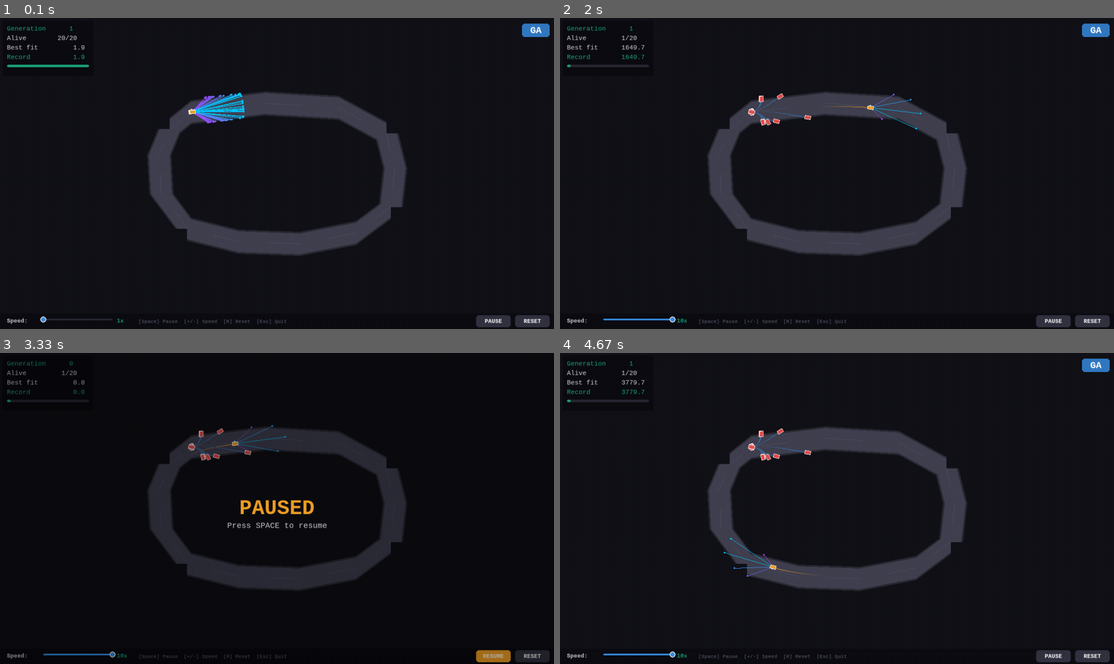
Above: before the commit, frames 1-4 (two rows, left to right).
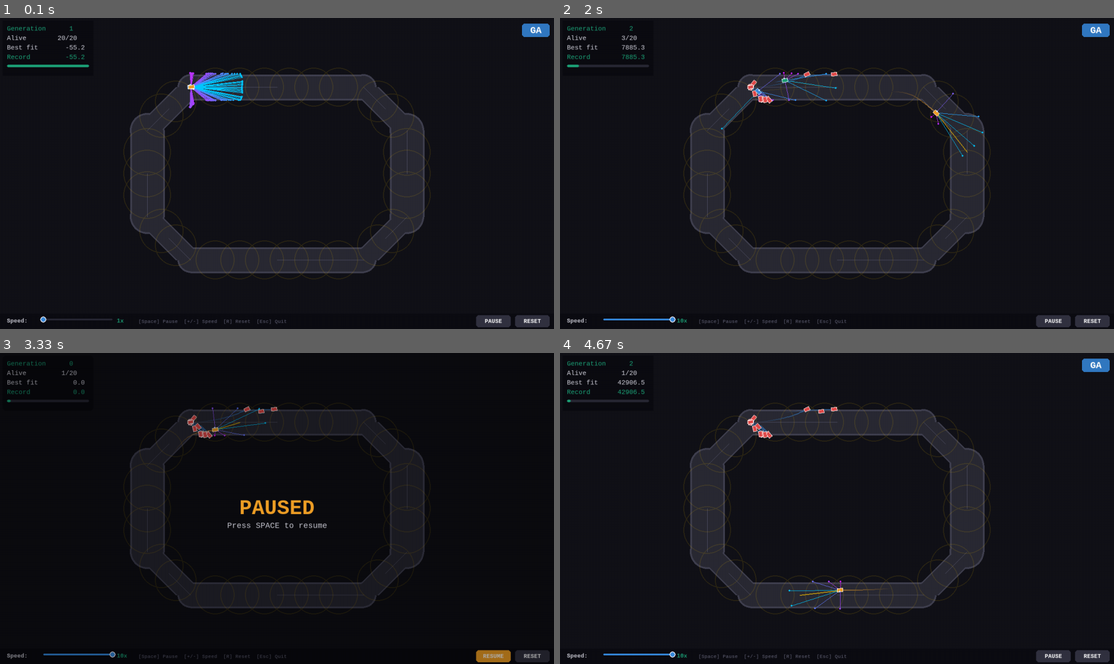
Above: after the commit, the same moments.

Repository: Rekk-tech/reinforcement-learning-pygame-car
Game: pygame game, started from main.py
The game is run twice, just before and just after one commit, with the same random seed, the same clock (stepped at 60 frames per second) and the same inputs.
Inputs (mouse positions are in pixels of both pictures, inside the frame that each line leads up to):
- Up to frame 1 (0.1 s): no input
- Up to frame 2 (2 s): press the mouse at (637, 319) at 0.37 s; move the mouse to (726, 201) at 0.47 s; release the mouse at (814, 89) at 0.6 s; press the mouse at (1053, 319) at 0.7 s; move the mouse to (964, 279) at 0.8 s; release the mouse at (875, 238) at 0.93 s; press the mouse at (1053, 319) at 1.03 s; move the mouse to (859, 263) at 1.13 s; release the mouse at (659, 210) at 1.27 s; press the mouse at (1053, 319) at 1.37 s; move the mouse to (925, 198) at 1.47 s; release the mouse at (792, 70) at 1.6 s; press the mouse at (1053, 319) at 1.7 s; move the mouse to (997, 201) at 1.8 s; release the mouse at (947, 83) at 1.93 s
- Up to frame 3 (3.33 s): press the mouse at (493, 654) at 2.03 s; move the mouse to (459, 639) at 2.13 s; release the mouse at (432, 620) at 2.27 s; press the mouse at (493, 654) at 2.37 s; move the mouse to (454, 567) at 2.47 s; release the mouse at (415, 480) at 2.6 s; press the mouse at (77, 654) at 2.7 s; move the mouse to (121, 592) at 2.8 s; release the mouse at (160, 533) at 2.93 s; press the mouse at (493, 654) at 3.03 s; move the mouse to (304, 583) at 3.13 s; release the mouse at (110, 511) at 3.27 s
- Up to frame 4 (4.67 s): tap Space at 3.83, 4.23, 4.53 s

The runs differ from the first frame. In frame 1, 17% of the frame differs, in the area x 11-78%, y 8-84%; in frame 2, 17%, in the area x 1-78%, y 2-84%; in frame 3, 7.5%; in frame 4, 17%.

Commit message:
upgrade map

Diff:
--- a/configs/config.yaml
+++ b/configs/config.yaml
@@ -11,7 +11,7 @@
   crossover_prob: 0.50      # Uniform crossover probability
 
 neural_network:
-  architecture: [5, 6, 4, 2]
+  architecture: [8, 8, 4, 2]
   activation: tanh           # tanh | relu | sigmoid
   weight_init_std: 0.8      # Khởi tạo random weights
 
@@ -39,21 +39,23 @@
   max_speed_ref: 3.0        # Tốc độ tham chiếu
 
 perception:
-  mode: pixel              # sensor | pixel
+  mode: sensor              # sensor | pixel
   capture_size: 84          # Kích thước ảnh chụp (pixels, vuông)
   frame_stack: 4            # Số frames gom lại cho CNN
   feature_dim: 512          # Kích thước feature vector output CNN
   grayscale: true           # Chuyển sang ảnh xám
 
 simulation:
-  n_sensors: 5              # Số tia cảm biến
+  n_sensors: 7              # Số tia cảm biến
   sensor_range: 120         # Pixels — tầm nhìn tối đa
   sensor_angles:            # Góc so với hướng xe (radian)
+    - -1.5
     - -0.6
     - -0.3
     - 0.0
     - 0.3
     - 0.6
+    - 1.5
   max_speed: 3.0            # Pixel/frame
   acceleration: 0.15        # Tăng tốc mỗi frame
   friction: 0.02            # Giảm tốc tự nhiên
@@ -68,6 +70,7 @@
   fps: 60
   show_sensors: true        # Hiển thị tia cảm biến
   show_trails: true         # Hiển thị vết di chuyển
+  show_checkpoints: true    # Hiển thị các điểm đích tàng hình
   trail_length: 40          # Số frame trail
   elite_color: [29, 158, 117]   # RGB #1D9E75
   normal_color: [55, 138, 221]  # RGB #3788DD
@@ -76,7 +79,7 @@
   sensor_color: [255, 255, 255, 60]  # RGBA
 
 track:
-  default: oval             # oval | figure8 | city | custom
+  default: city_simple      # oval | figure8 | city_simple | city | custom
   track_width: 56           # Pixels
   checkpoint_interval: 60   # Pixels giữa các checkpoint
 
--- a/main.py
+++ b/main.py
@@ -63,8 +63,8 @@
     return cars
 
 
-def run_headless(ga: GeneticAlgorithm, track: Track, max_frames: int = 3000) -> list[float]:
-    """Chay 1 generation khong render, tra ve fitness scores."""
+def run_headless(ga: GeneticAlgorithm, track: Track, max_frames: int = 3000) -> tuple[list[float], int]:
+    """Chay 1 generation khong render, tra ve (fitness scores, alive count)."""
     cars = make_population(ga, track)
     for _ in range(max_frames):
         all_dead = all(not c.alive for c in cars)
@@ -72,7 +72,8 @@
             break
         for car in cars:
             car.step(track)
-    return [c.fitness for c in cars]
+    alive_count = sum(1 for c in cars if c.alive)
+    return [c.fitness for c in cars], alive_count
 
 
 def run_with_render(
@@ -82,8 +83,8 @@
     hud,
     controls,
     max_frames: int = 3000,
-) -> list[float] | None:
-    """Chay 1 generation voi pygame rendering + HUD + Controls."""
+) -> tuple[list[float], int] | None:
+    """Chay 1 generation voi pygame rendering, tra ve (fitness scores, alive count)."""
     import pygame
     cars = make_population(ga, track)
 
@@ -123,7 +124,8 @@
         controls.draw(renderer.screen)
         pygame.display.flip()
 
-    return [c.fitness for c in cars]
+    alive_count = sum(1 for c in cars if c.alive)
+    return [c.fitness for c in cars], alive_count
 
 
 def run_ga(args, cfg):
@@ -180,6 +182,7 @@
             fps          = ren_cfg.get("fps", 60),
             show_sensors = ren_cfg.get("show_sensors", True),
             show_trails  = ren_cfg.get("show_trails", True),
+            show_checkpoints = ren_cfg.get("show_checkpoints", True),
         )
         hud = HUD(screen_width=w, screen_height=h)
         hud.set_algorithm("GA")
@@ -206,12 +209,13 @@
         # -- Training loop --
         for gen in range(max_gens):
             if headless:
-                fitness_scores = run_headless(ga, track)
+                fitness_scores, alive_count = run_headless(ga, track)
             else:
-                fitness_scores = run_with_render(ga, track, renderer, hud, controls)
-                if fitness_scores is None:
+                res = run_with_render(ga, track, renderer, hud, controls)
+                if res is None:
                     print("\n  Simulation stopped by user.")
                     break
+                fitness_scores, alive_count = res
 
             # Cap nhat HUD chart data
             if hud:
@@ -220,7 +224,7 @@
                     "mean_fitness": float(np.mean(fitness_scores)),
                 })
 
-            print(ga.log_generation(fitness_scores))
+            print(ga.log_generation(fitness_scores, alive_count))
             ga.evolve(fitness_scores)
 
             tracker.log_metrics({
@@ -294,6 +298,7 @@
             fps          = ren_cfg.get("fps", 60),
             show_sensors = ren_cfg.get("show_sensors", True),
             show_trails  = ren_cfg.get("show_trails", True),
+            show_checkpoints = ren_cfg.get("show_checkpoints", True),
             headless     = headless,
         )
         if not headless:
@@ -312,7 +317,7 @@
         )
         obs_dim = camera.observation_shape[0]  # so channels (vi du: 4)
     else:
-        obs_dim = sim_cfg.get("n_sensors", 5)
+        obs_dim = sim_cfg.get("n_sensors", 5) + 1  # +1 cho compass (angle_diff)
 
     # -- Init PPO agent --
     agent = PPOAgent(
--- a/src/core/genetic_algorithm.py
+++ b/src/core/genetic_algorithm.py
@@ -48,6 +48,8 @@
         crossover_prob: float = 0.50,
         nn_architecture: List[int] = None,
         nn_activation: str = "tanh",
+        mutation_decay: float = 0.99,
+        min_mutation_strength: float = 0.05,
     ):
         self.population_size = population_size
         self.n_elites = n_elites
@@ -56,6 +58,8 @@
         self.crossover_prob = crossover_prob
         self.nn_architecture = nn_architecture or [5, 6, 4, 2]
         self.nn_activation = nn_activation
+        self.mutation_decay = mutation_decay
+        self.min_mutation_strength = min_mutation_strength
 
         self.generation = 0
         self.best_fitness_history: List[float] = []
@@ -163,6 +167,13 @@
             new_population.append(self._make_nn(child_genome))
 
         self.population = new_population
+
+        # Mutation strength decay (giảm 1% mỗi thế hệ, sàn min_mutation_strength)
+        self.mutation_strength = max(
+            self.min_mutation_strength,
+            self.mutation_strength * self.mutation_decay,
+        )
+
         return self.population
 
     # ── Checkpointing ─────────────────────────────────────────────────
@@ -222,6 +233,16 @@
 
         # Tải genome
         genome = np.load(str(weights_path))
+
+        # Kiểm tra tương thích kiến trúc
+        expected_size = self.population[0].genome_size
+        if len(genome) != expected_size:
+            print(f"  [WARNING] Checkpoint khong tuong thich!")
+            print(f"            Checkpoint genome: {len(genome)} tham so")
+            print(f"            Kien truc hien tai: {expected_size} tham so ({self.nn_architecture})")
+            print(f"            Bo qua checkpoint, khoi tao moi.")
+            return None
+
         loaded_nn = self._make_nn(genome)
 
         # Inject vào slot đầu tiên (best position)
@@ -250,15 +271,20 @@
             "all_time_best": max(self.best_fitness_history),
         }
 
-    def log_generation(self, fitness_scores: List[float]) -> str:
+    def log_generation(self, fitness_scores: List[float], alive_count: int = None) -> str:
         """Format log string cho 1 generation."""
         best = max(fitness_scores)
         mean = float(np.mean(fitness_scores))
         worst = min(fitness_scores)
+
+        if alive_count is None:
+            # Fallback for old callers
+            alive_count = sum(1 for f in fitness_scores if f > 0)
+
         return (
             f"Gen {self.generation:3d} | "
             f"best={best:7.1f} | mean={mean:7.1f} | worst={worst:7.1f} | "
-            f"alive={sum(1 for f in fitness_scores if f > 0):2d}/{len(fitness_scores)}"
+            f"alive={alive_count:2d}/{len(fitness_scores)}"
         )
 
     def __repr__(self) -> str:
--- a/src/rendering/renderer.py
+++ b/src/rendering/renderer.py
@@ -64,6 +64,7 @@
         fps: int = 60,
         show_sensors: bool = True,
         show_trails: bool = True,
+        show_checkpoints: bool = True,
         headless: bool = False,
     ):
         pygame.init()
@@ -76,6 +77,7 @@
         self.fps = fps
         self.show_sensors = show_sensors
         self.show_trails = show_trails
+        self.show_checkpoints = show_checkpoints
         self.clock = pygame.time.Clock()
 
         # Fonts
@@ -89,29 +91,66 @@
     # ── Track rendering ───────────────────────────────────────────────
 
     def _draw_track(self, track: "Track") -> None:
-        pts = track.waypoints + [track.waypoints[0]]
-
-        # Road fill (thick polyline)
-        if len(pts) >= 2:
-            pygame.draw.lines(
-                self.screen, COLORS["track_fill"],
-                True, track.waypoints, track.track_width
-            )
-            # Edge highlight
-            pygame.draw.lines(
-                self.screen, COLORS["track_edge"],
-                True, track.waypoints, max(2, track.track_width - 8)
-            )
-            # Center dashed line
-            for i in range(len(track.waypoints)):
-                a = track.waypoints[i]
-                b = track.waypoints[(i + 1) % len(track.waypoints)]
-                # Vẽ đoạn ngắn thay vì liền
-                mx = (a[0] + b[0]) / 2
-                my = (a[1] + b[1]) / 2
+        n = len(track.waypoints)
+        if n < 2:
+            return
+
+        # 1. Edge highlight (draw thick segments and node circles)
+        for i in range(n):
+            a = track.waypoints[i]
+            b = track.waypoints[(i + 1) % n]
+            wa = track.widths[i]
+            wb = track.widths[(i + 1) % n]
+
+            avg_w = int((wa + wb) / 2)
+            pygame.draw.line(self.screen, COLORS["track_edge"], (int(a[0]), int(a[1])), (int(b[0]), int(b[1])), avg_w)
+            pygame.draw.circle(self.screen, COLORS["track_edge"], (int(a[0]), int(a[1])), int(wa / 2))
+
+        # 2. Road fill (draw slightly thinner segments to reveal edge)
+        for i in range(n):
+            a = track.waypoints[i]
+            b = track.waypoints[(i + 1) % n]
+            wa = track.widths[i]
+            wb = track.widths[(i + 1) % n]
+
+            avg_w = max(2, int((wa + wb) / 2) - 8)
+            radius = max(1, int(wa / 2) - 4)
+
+            pygame.draw.line(self.screen, COLORS["track_fill"], (int(a[0]), int(a[1])), (int(b[0]), int(b[1])), avg_w)
+            pygame.draw.circle(self.screen, COLORS["track_fill"], (int(a[0]), int(a[1])), radius)
+
+        # 3. Center dashed line
+        for i in range(n):
+            a = track.waypoints[i]
+            b = track.waypoints[(i + 1) % n]
+            mx = (a[0] + b[0]) / 2
+            my = (a[1] + b[1]) / 2
+            pygame.draw.line(
+                self.screen, COLORS["center_line"],
+                (int(a[0]), int(a[1])), (int(mx), int(my)), 1
+            )
+
+    def _draw_checkpoints(self, track: "Track", cars: List["Car"]) -> None:
+        if not hasattr(track, "checkpoints") or not track.checkpoints:
+            return
+
+        # Vẽ các vùng checkpoint mờ
+        for cx, cy, radius in track.checkpoints:
+            pygame.draw.circle(self._overlay, (255, 200, 0, 30), (int(cx), int(cy)), int(radius), 2)
+
+        # Vẽ tia chỉ đường (vàng rực) cho xe dẫn đầu hoặc tất cả
+        best_car = None
+        alive_cars = [c for c in cars if c.alive]
+        if alive_cars:
+            best_car = max(alive_cars, key=lambda c: c.fitness)
+
+        for car in alive_cars:
+            if car.target_checkpoint:
+                cx, cy = car.target_checkpoint
+                color = (255, 200, 0, 180) if car is best_car else (255, 200, 0, 40)
                 pygame.draw.line(
-                    self.screen, COLORS["center_line"],
-                    (int(a[0]), int(a[1])), (int(mx), int(my)), 1
+                    self._overlay, color,
+                    (int(car.x), int(car.y)), (int(cx), int(cy)), 2 if car is best_car else 1
                 )
 
     # ── Sensor rays ───────────────────────────────────────────────────
@@ -243,6 +282,10 @@
         # Layer 1: Track
         self._draw_track(track)
 
+        # Layer 1.5: Checkpoints
+        if self.show_checkpoints:
+            self._draw_checkpoints(track, cars)
+
         # Layer 2: Trails
         if self.show_trails:
             alive_cars = [c for c in cars if c.alive]
--- a/src/simulation/car.py
+++ b/src/simulation/car.py
@@ -68,9 +68,13 @@
         self.is_elite = is_elite
 
         self.trail: List[Tuple[float, float]] = []
-        self._last_fitness = 0.0
         self._stuck_counter = 0
         self._frame_count = 0
+        self.cp_idx = 0
+        self.total_cp_passed = 0
+        self.last_cp_passed_frame = 0
+        self.target_checkpoint = None
+        self.angle_diff = 0.0
 
         # Cache sensor readings cho renderer
         self.sensor_endpoints: List[Tuple[float, float]] = []
@@ -105,6 +109,23 @@
                 (self.x + cos_a * dist, self.y + sin_a * dist)
             )
 
+        # 8th input: Angle difference to next checkpoint
+        if hasattr(track, "checkpoints") and len(track.checkpoints) > 0:
+            cx, cy, _ = track.checkpoints[self.cp_idx]
+            self.target_checkpoint = (cx, cy)
+            target_angle = math.atan2(cy - self.y, cx - self.x)
+            # Normalize angle diff to [-pi, pi]
+            angle_diff = (target_angle - self.angle + math.pi) % (2 * math.pi) - math.pi
+            self.angle_diff = angle_diff
+
+            # Kill if going backwards (angle diff > 90 degrees)
+            if abs(angle_diff) > math.pi / 2:
+                self.alive = False
+
+            values.append(angle_diff / math.pi) # [-1, 1]
+        else:
+            values.append(0.0)
+
         self.sensor_values = values
         return values
 
@@ -140,7 +161,20 @@
 
         self.x = nx
         self.y = ny
-        self.fitness += self.speed  # reward = quãng đường
+
+        # Checkpoint logic
+        if hasattr(track, "checkpoints") and len(track.checkpoints) > 0:
+            cx, cy, radius = track.checkpoints[self.cp_idx]
+            dist_to_cp = math.hypot(self.x - cx, self.y - cy)
+            if dist_to_cp < radius:
+                self.cp_idx = (self.cp_idx + 1) % len(track.checkpoints)
+                self.total_cp_passed += 1
+                self.last_cp_passed_frame = self._frame_count
+
+            # Fitness dựa hoàn toàn vào checkpoint
+            self.fitness = self.total_cp_passed * 1000 - dist_to_cp
+        else:
+            self.fitness += self.speed  # Fallback
 
         # Trail
         self.trail.append((self.x, self.y))
@@ -150,16 +184,10 @@
         return True
 
     def check_stuck(self) -> None:
-        """Tự chết nếu không tiến được trong MAX_STUCK_FRAMES frames."""
+        """Tự chết nếu không qua checkpoint mới trong MAX_STUCK_FRAMES frames."""
         self._frame_count += 1
-        if self._frame_count % 30 == 0:
-            if self.fitness - self._last_fitness < 1.0:
-                self._stuck_counter += 30
-            else:
-                self._stuck_counter = 0
-            self._last_fitness = self.fitness
-
-        if self._stuck_counter >= self.MAX_STUCK_FRAMES:
+        frames_since_cp = self._frame_count - self.last_cp_passed_frame
+        if frames_since_cp >= 150:  # Khoảng 2.5 giây không qua checkpoint
             self.alive = False
 
     # ── Main step (GA mode) ─────────────────────────────────────────────
@@ -206,11 +234,14 @@
         self.fitness = 0.0
         self.alive = True
         self.trail = []
-        self._last_fitness = 0.0
-        self._stuck_counter = 0
         self._frame_count = 0
+        self.cp_idx = 0
+        self.total_cp_passed = 0
+        self.last_cp_passed_frame = 0
+        self.target_checkpoint = None
+        self.angle_diff = 0.0
         self.sensor_endpoints = []
-        self.sensor_values = [1.0] * self.N_SENSORS
+        self.sensor_values = [1.0] * (self.N_SENSORS + 1)
 
     def gym_step(
         self, action: "Tuple[float, float]", track: "Track"
@@ -229,7 +260,7 @@
             info: Dict thông tin phụ
         """
         if not self.alive:
-            obs = [0.0] * self.N_SENSORS
+            obs = [0.0] * (self.N_SENSORS + 1)  # 7 sensors + 1 compass
             return obs, 0.0, True, {"reason": "already_dead"}
 
         turn, engine = float(action[0]), float(action[1])
@@ -253,7 +284,7 @@
         if self.alive:
             obs = self.cast_sensors(track)
         else:
-            obs = [0.0] * self.N_SENSORS
+            obs = [0.0] * (self.N_SENSORS + 1)  # 7 sensors + 1 compass
 
         info = {
             "speed": self.speed,
--- a/src/simulation/track.py
+++ b/src/simulation/track.py
@@ -24,7 +24,7 @@
 
 # ── Preset tracks ─────────────────────────────────────────────────────
 
-PRESET_TRACKS: Dict[str, List[Tuple[int, int]]] = {
+PRESET_TRACKS: Dict[str, List[Tuple[float, ...]]] = {
     "oval": [
         (150, 90), (320, 70), (490, 80), (600, 140), (620, 220),
         (610, 310), (530, 370), (400, 395), (260, 390), (140, 360),
@@ -36,11 +36,33 @@
         (200, 130), (300, 180), (400, 230), (460, 310), (420, 390),
         (300, 420), (180, 390), (120, 300), (140, 210), (200, 150),
     ],
+    "city_simple": [
+        # Khối chữ nhật với bo góc (fillet)
+        (200, 100, 60), (600, 100, 60),
+        (700, 200, 80), (700, 400, 80),
+        (600, 500, 60), (200, 500, 60),
+        (100, 400, 80), (100, 200, 80)
+    ],
     "city": [
-        (100, 80), (250, 70), (400, 80), (500, 120), (540, 200),
-        (520, 290), (450, 340), (360, 320), (300, 260), (350, 200),
-        (440, 210), (470, 270), (430, 310), (340, 330), (260, 300),
-        (200, 240), (180, 160), (140, 130),
+        # Hình số 8 vuông bám viền ngoài 2 blocks
+        # Top street
+        (200, 100, 60), (400, 100, 60), (600, 100, 60),
+        # Right curve & street
+        (700, 200, 80), (700, 400, 80),
+        # Bottom right curve & street
+        (600, 500, 60), (500, 500, 60),
+        # Inner turn UP
+        (420, 420, 90), (420, 300, 70),
+        # Inner turn LEFT
+        (380, 260, 90), (300, 260, 70),
+        # Inner turn DOWN
+        (260, 300, 90), (260, 420, 70),
+        # Bottom left turn & street
+        (180, 500, 90), (100, 500, 60),
+        # Left curve & street
+        (0, 400, 80), (0, 200, 80),
+        # Top left curve
+        (100, 100, 80)
     ],
 }
 
@@ -63,27 +85,61 @@
 
     def __init__(
         self,
-        waypoints: List[Tuple[float, float]] = None,
+        waypoints: List[Tuple[float, ...]] = None,
         track_width: int = 56,
         name: str = "custom",
+        checkpoint_interval: int = 60,
     ):
-        self.waypoints = waypoints or PRESET_TRACKS["oval"]
+        self.waypoints_raw = waypoints or PRESET_TRACKS["oval"]
         self.track_width = track_width
-        self.half_width = track_width / 2
         self.name = name
-        self.n = len(self.waypoints)
+        self.checkpoint_interval = checkpoint_interval
+        self.n = len(self.waypoints_raw)
+
+        self.waypoints = []
+        self.widths = []
+        for p in self.waypoints_raw:
+            self.waypoints.append((float(p[0]), float(p[1])))
+            w = float(p[2]) if len(p) > 2 else float(track_width)
+            self.widths.append(w)
 
         # Vị trí + góc xuất phát
         p0 = self.waypoints[0]
         p1 = self.waypoints[1]
-        self.start_x = float(p0[0])
-        self.start_y = float(p0[1])
+        self.start_x = p0[0]
+        self.start_y = p0[1]
         self.start_angle = math.atan2(p1[1] - p0[1], p1[0] - p0[0])
 
         # Cache numpy arrays cho vectorized distance check
         self._pts = np.array(self.waypoints, dtype=np.float32)
         self._segs_a = self._pts                         # shape (n, 2)
         self._segs_b = np.roll(self._pts, -1, axis=0)   # shifted by 1
+
+        self.generate_checkpoints()
+
+    def generate_checkpoints(self) -> None:
+        """Tự động sinh checkpoints dọc theo các segment của đường đua."""
+        self.checkpoints: List[Tuple[float, float, float]] = []
+        for i in range(self.n):
+            ax, ay = self.waypoints[i]
+            bx, by = self.waypoints[(i + 1) % self.n]
+            wa = self.widths[i]
+            wb = self.widths[(i + 1) % self.n]
+
+            dx, dy = bx - ax, by - ay
+            dist = math.hypot(dx, dy)
+            if dist == 0: continue
+
+            # Số lượng checkpoint trên đoạn này
+            count = max(1, int(dist / self.checkpoint_interval))
+            for j in range(count):
+                t = (j + 1) / (count + 1)  # Không rải ở mép waypoint để tránh trùng
+                cx = ax + t * dx
+                cy = ay + t * dy
+                cw = wa + t * (wb - wa)
+                # Bán kính checkpoint lớn hơn nửa độ rộng đường một chút để xe dễ chạm
+                radius = (cw / 2) + 15
+                self.checkpoints.append((cx, cy, radius))
 
     def center(self, screen_width: int, screen_height: int) -> None:
         """Dịch chuyển toàn bộ track ra giữa màn hình."""
@@ -110,41 +166,47 @@
         self._segs_a = self._pts
         self._segs_b = np.roll(self._pts, -1, axis=0)
 
+        self.generate_checkpoints()
+
     # ── Track geometry helpers ────────────────────────────────────────
 
     @staticmethod
-    def _dist_point_to_segment(
+    def _dist_point_to_segment_ratio(
         px: float, py: float,
-        ax: float, ay: float,
-        bx: float, by: float,
+        ax: float, ay: float, aw: float,
+        bx: float, by: float, bw: float,
     ) -> float:
-        """Khoảng cách từ điểm P đến đoạn thẳng AB."""
+        """Khoảng cách tỉ lệ từ điểm P đến đoạn thẳng AB (d / local_half_width)."""
         dx, dy = bx - ax, by - ay
         len_sq = dx * dx + dy * dy
         if len_sq < 1e-9:
-            return math.hypot(px - ax, py - ay)
+            dist = math.hypot(px - ax, py - ay)
+            return dist / (aw / 2)
+
         t = max(0.0, min(1.0, ((px - ax) * dx + (py - ay) * dy) / len_sq))
         closest_x = ax + t * dx
         closest_y = ay + t * dy
-        return math.hypot(px - closest_x, py - closest_y)
-
-    def min_dist_to_track(self, x: float, y: float) -> float:
-        """Khoảng cách tối thiểu từ điểm (x,y) đến đường tâm track."""
-        min_d = float("inf")
+
+        dist = math.hypot(px - closest_x, py - closest_y)
+        local_half_width = (aw + t * (bw - aw)) / 2
+        return dist / local_half_width
+
+    def is_off_track(self, x: float, y: float) -> bool:
+        """True nếu điểm (x,y) nằm ngoài biên đường đua (ratio > 1.0 cho tất cả segments)."""
+        min_ratio = float("inf")
         for i in range(self.n):
             ax, ay = self.waypoints[i]
             bx, by = self.waypoints[(i + 1) % self.n]
-            d = self._dist_point_to_segment(x, y, ax, ay, bx, by)
-            if d < min_d:
-                min_d = d
-        return min_d
-
-    def is_off_track(self, x: float, y: float) -> bool:
-        """
-        True nếu điểm (x,y) nằm ngoài biên đường đua.
-        Đây là hot-path — được gọi nhiều nhất trong sim.
-        """
-        return self.min_dist_to_track(x, y) > self.half_width
+            aw = self.widths[i]
+            bw = self.widths[(i + 1) % self.n]
+
+            ratio = self._dist_point_to_segment_ratio(x, y, ax, ay, aw, bx, by, bw)
+            if ratio <= 1.0:
+                return False  # Nằm trong đoạn này => on track
+            if ratio < min_ratio:
+                min_ratio = ratio
+
+        return True # Nằm ngoài tất cả các đoạn
 
     # ── Factory methods ───────────────────────────────────────────────
 
@@ -166,8 +228,16 @@
         import yaml
         with open(path) as f:
             data = yaml.safe_load(f)
+
+        waypoints = []
+        for p in data["waypoints"]:
+            if "w" in p:
+                waypoints.append((p["x"], p["y"], p["w"]))
+            else:
+                waypoints.append((p["x"], p["y"]))
+
         return cls(
-            waypoints=[(p["x"], p["y"]) for p in data["waypoints"]],
+            waypoints=waypoints,
             track_width=data.get("track_width", 56),
             name=data.get("name", "custom"),
         )
Not shown, changed: README.md
Binary file changed: mlflow.db
Not shown, changed: docs/PROJECT_REVIEW.md
